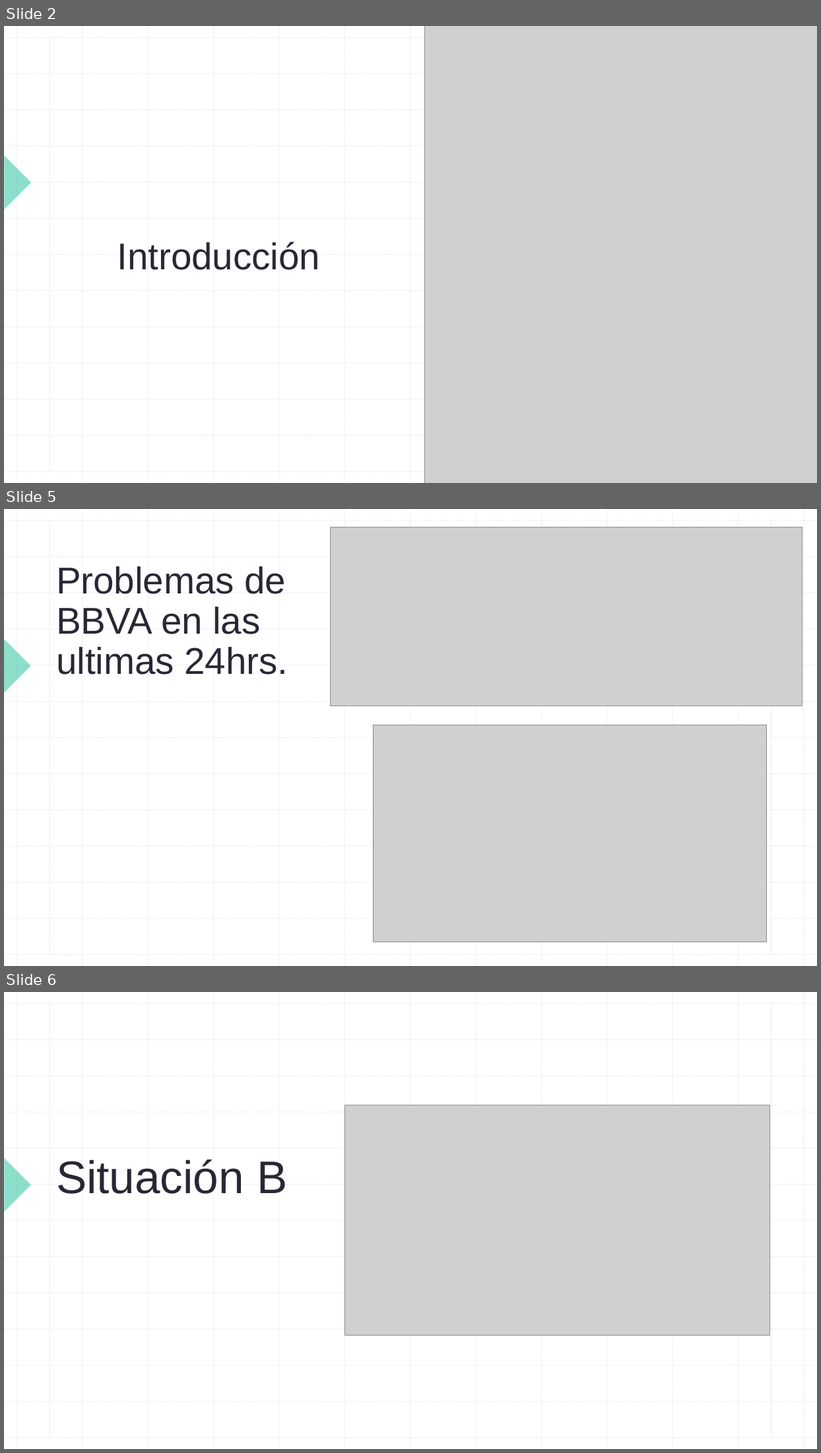
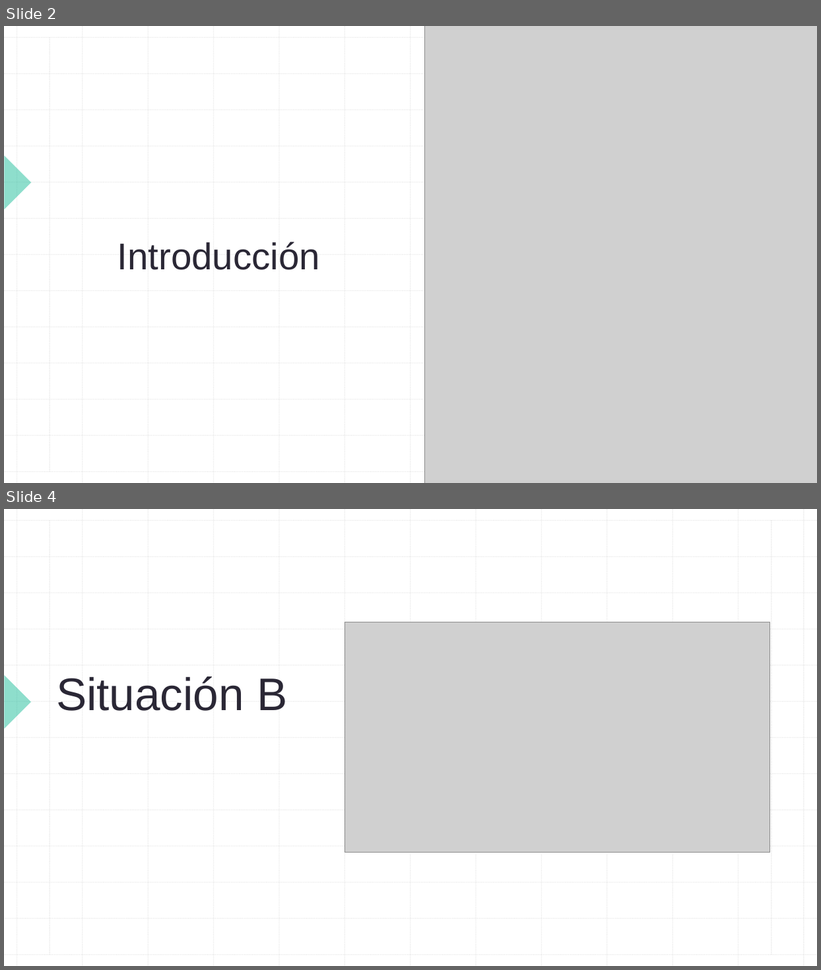
Before and after one commit to jesjack/LOW-DENSITY, a slide deck: Pitch_Low-Density.pptx. Shown one above the other, each under a label of ours: slides 2, 5 and 6 before the commit, slides 2 and 4 after it; the slides between them are not shown. The pictures are 821x1453 and 821x970 pixels, drawn with LibreOffice and Linux fonts; fonts in the diff are those of the drawing; grey boxes stand for pictures. Boxes give left, top, right and bottom in pixels: in the first picture for what was removed or moved away, otherwise in the second. Text is boxed around its words. In the diff, an @@ line names an element or a change of style, - is before the commit and + after.

```diff
--- a/Pitch_Low-Density.pptx
+++ b/Pitch_Low-Density.pptx
@@ slide 5 removed at <box>4,509,817,966</box>, background #FFFFFF; not listed: 27 template elements that a slide beside it also shows @@
@@ rectangle removed at <box>4,509,817,966</box> @@
@@ picture removed at <box>330,527,803,706</box> @@
@@ group removed at <box>4,509,817,966</box>: 28 lines @@
@@ title removed at <box>56,566,288,675</box> @@
-Problemas de BBVA en las ultimas 24hrs.
@@ right triangle removed at <box>4,639,31,692</box> @@
@@ picture removed at <box>373,725,766,943</box> @@
@@ what was slide 6 is now slide 4 @@
```
Also in this commit, not shown: 3 slides added, 2 other slides removed.
